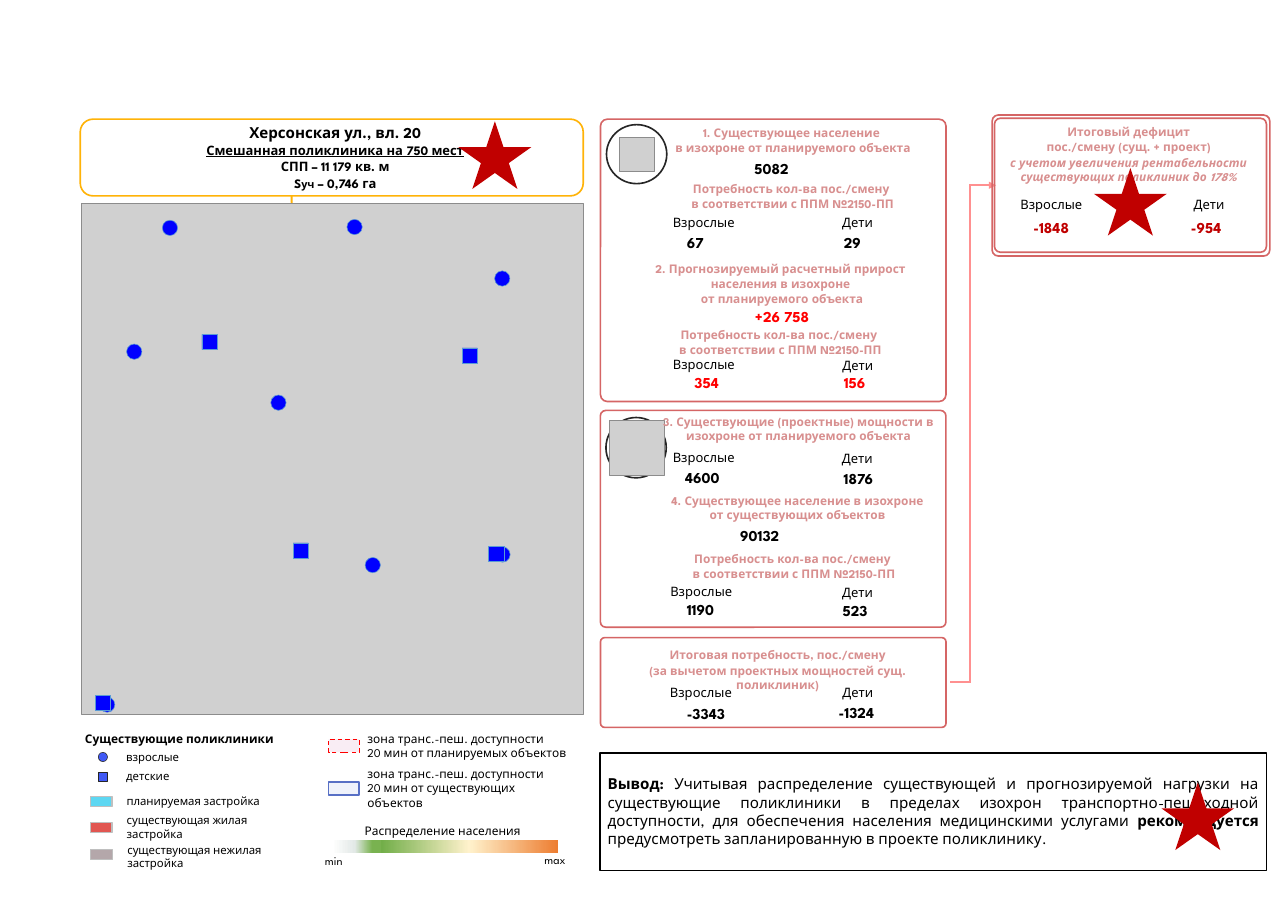
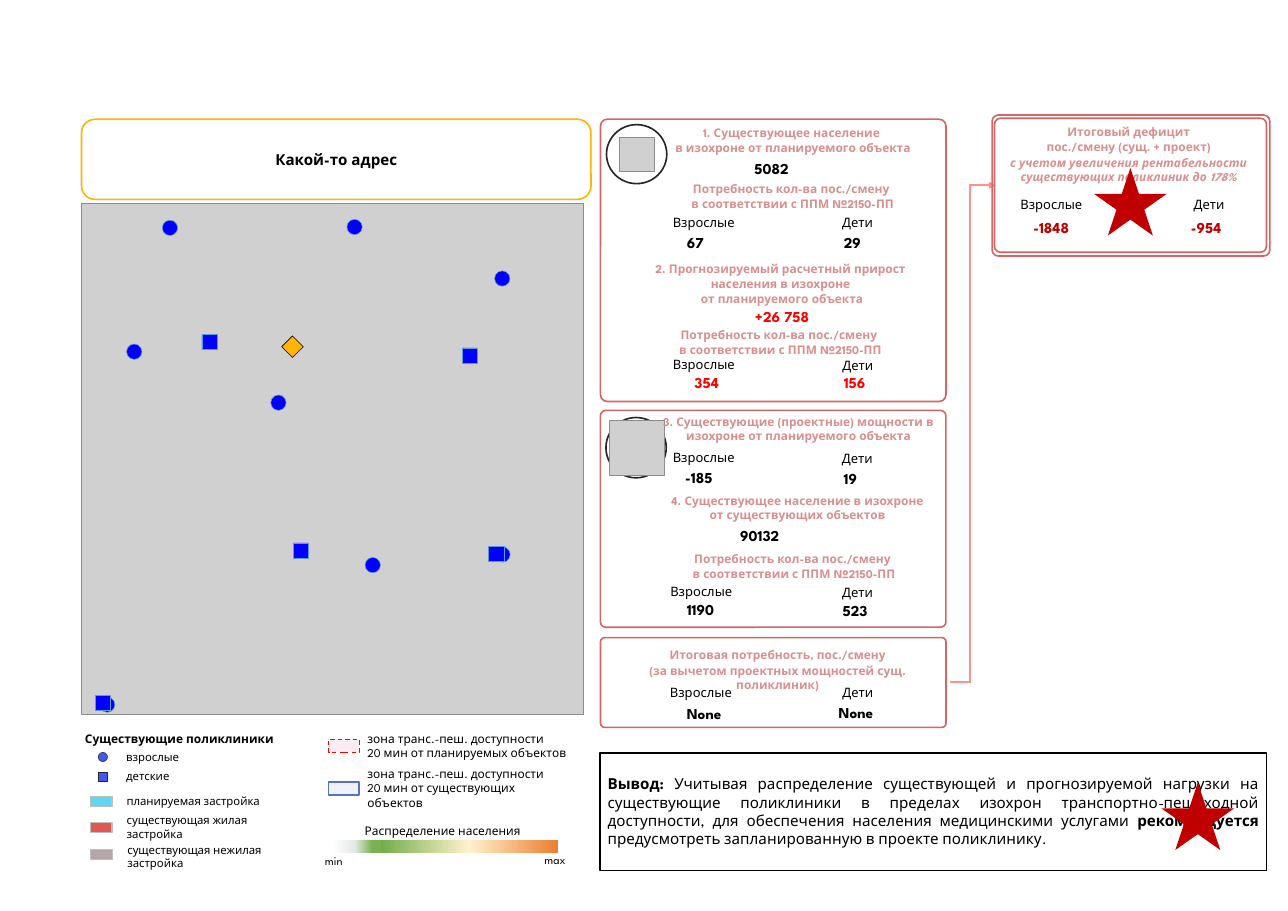
Before and after one commit to MakovkaKrimt/apu-health, a slide deck: slide 1 of backend/pptx-generator/result.pptx. Drawn at 1288x911 pixels with LibreOffice and Linux fonts; fonts in the diff are those of the drawing; grey boxes stand for pictures. Boxes give left, top, right and bottom in pixels: in the first picture for what was removed or moved away, otherwise in the second. Text is boxed around its words. In the diff, an @@ line names an element or a change of style, - is before the commit and + after.

```diff
--- a/backend/pptx-generator/result.pptx
+++ b/backend/pptx-generator/result.pptx
@@ rounded rectangle removed at (80, 119, 584, 196) @@
@@ rounded rectangle "Какой-то адрес": place and size @@
-rounded rectangle "Какой-то адрес" at (206, 127, 464, 190)
+rounded rectangle "Какой-то адрес" at (82, 119, 591, 199)
@@ rounded rectangle "Какой-то адрес" at (82, 119, 591, 199): vertical alignment top to middle; fill none to #FFFFFF; outline none to #FFB308 1.5 pt @@
@@ star removed at (458, 122, 531, 189) @@
@@ text in rounded rectangle at (275, 153, 397, 169): text changed; size 12 to 14 pt @@
-Херсонская ул., вл. 20
-Смешанная поликлиника на 750 мест
-СПП – 11 179 кв. м
-Sуч – 0,746 га
+Какой-то адрес
@@ line removed from (291, 196) to (294, 460) @@
@@ rectangle added at (282, 336, 304, 358), fill #FFB408, outline #000008 0.5 pt @@
@@ text at (685, 473, 712, 483): text changed @@
-4600
+-185
@@ text at (844, 474, 857, 484): text changed @@
-1876
+19
@@ text at (687, 709, 722, 719): text changed @@
--3343
+None
@@ text at (839, 708, 874, 719): text changed @@
--1324
+None
```
Also in this commit, not shown: 25 other files.
